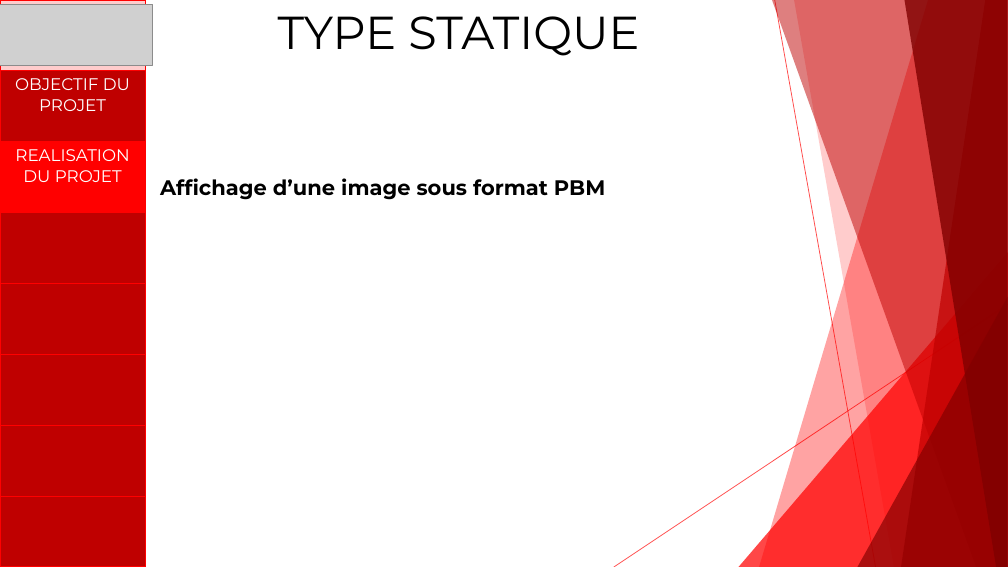
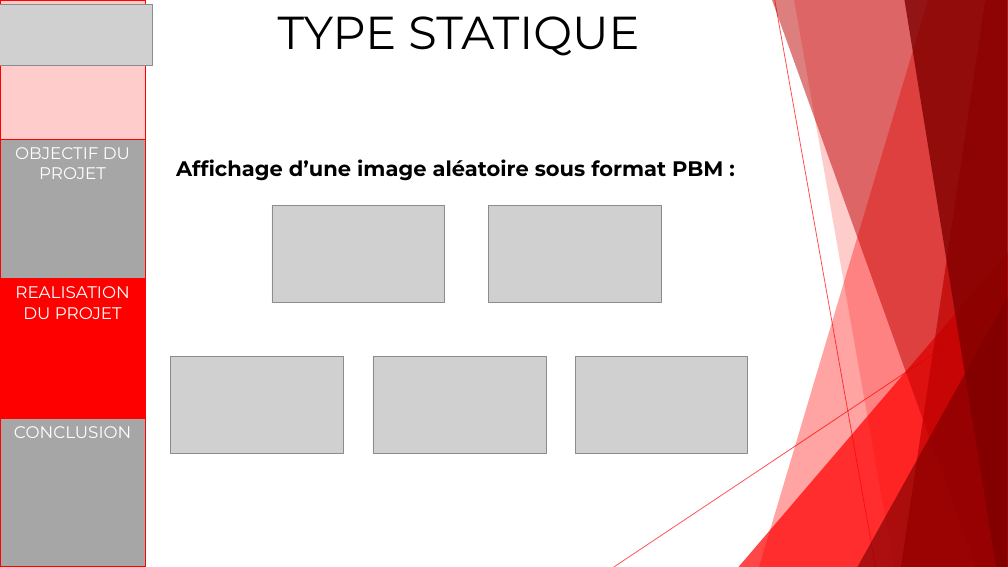
Before and after one commit to DimitriLibessart/PROJET-ExiaSaver, a slide deck: slide 5 of PROJET EXIASAVER.pptx (slide 6 before the commit). Drawn at 1008x567 pixels with LibreOffice and Linux fonts; fonts in the diff are those of the drawing; grey boxes stand for pictures. Boxes give left, top, right and bottom in pixels: in the first picture for what was removed or moved away, otherwise in the second. Text is boxed around its words. In the diff, an @@ line names an element or a change of style, - is before the commit and + after.

```diff
--- a/PROJET EXIASAVER.pptx
+++ b/PROJET EXIASAVER.pptx
@@ table at [0,0,145,567] @@
-row 4: 
-row 5: 
-row 6: 
-row 7: 
-row 8: 
+row 4: CONCLUSION
@@ text at [176,159,723,181]: text changed @@
-Affichage d’une image sous format PBM
+Affichage d’une image aléatoire sous format PBM :
@@ picture added at [272,206,445,302] @@
@@ picture added at [488,206,662,302] @@
@@ picture added at [171,357,344,454] @@
@@ picture added at [373,357,546,454] @@
@@ picture added at [575,356,748,454] @@
```
Also in this commit, not shown: 5 other slides changed, 3 slides added.
